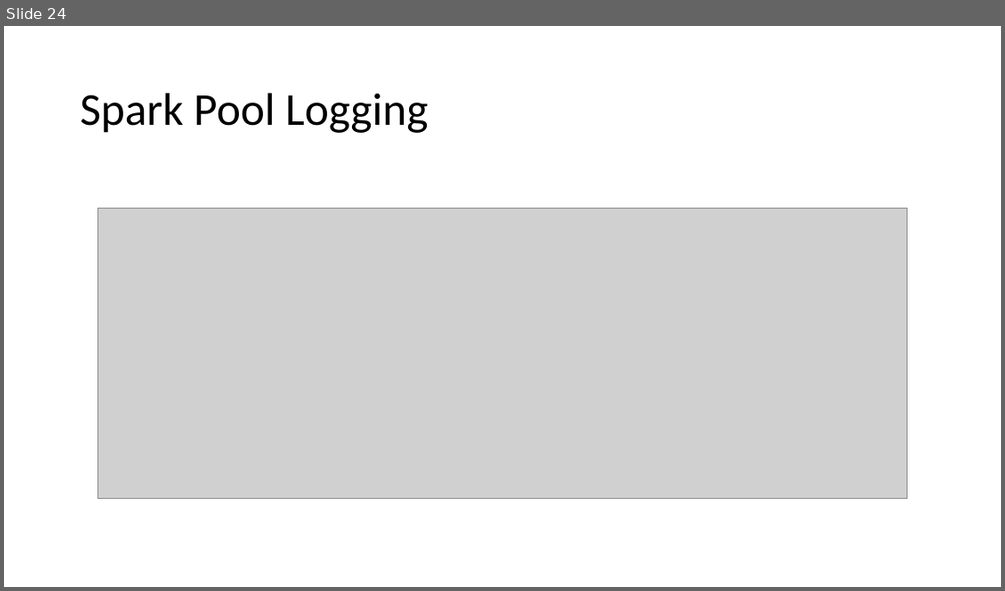
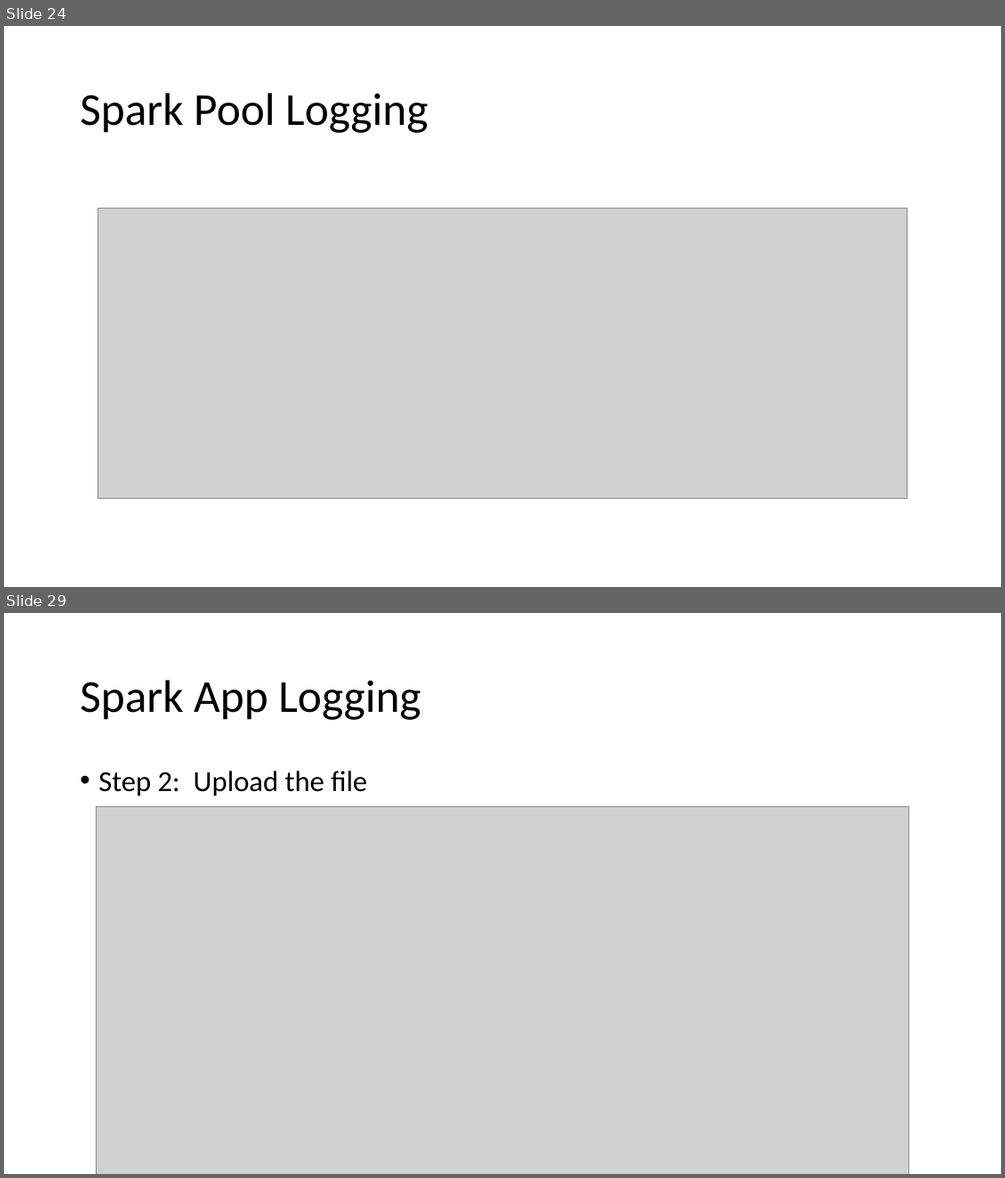
Before and after one commit to solliancenet/precon-synapse-power-bi, a slide deck: Slides/03 - Synapse Administration.pptx. Shown one above the other, each under a label of ours: slide 24 before the commit, slides 24 and 29 after it; the slides between them are not shown. The pictures are 1005x591 and 1005x1178 pixels, drawn with LibreOffice and Linux fonts; fonts in the diff are those of the drawing; grey boxes stand for pictures. Boxes give left, top, right and bottom in pixels: in the first picture for what was removed or moved away, otherwise in the second. Text is boxed around its words. In the diff, an @@ line names an element or a change of style, - is before the commit and + after.

```diff
--- a/Slides/03 - Synapse Administration.pptx
+++ b/Slides/03 - Synapse Administration.pptx
@@ slide 29 added at [4,613,1001,1174], background #FFFFFF @@
@@ title added at [80,680,421,720], 44 pt, text #000000 @@
+Spark App Logging
@@ text added at [98,771,367,796], 28 pt, text #000000 @@
+• Step 2: Upload the file
@@ picture added at [96,806,909,1174] @@
```
Also in this commit, not shown: 7 other slides added, 1 slide removed, 1 other file.
